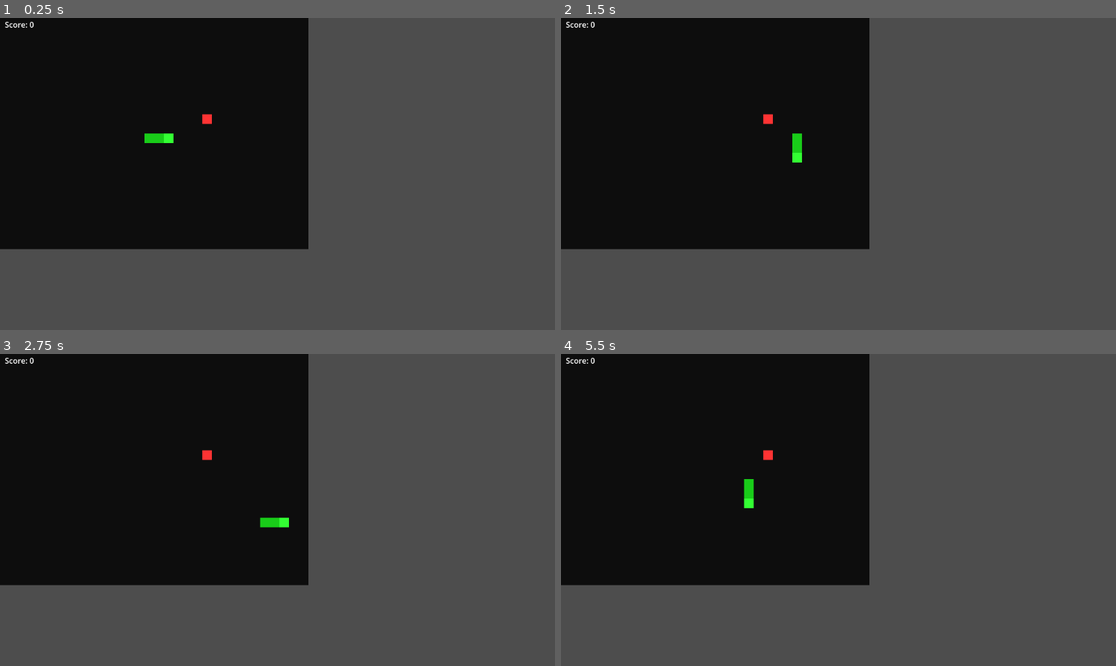
Above: before the commit, frames 1-4 (two rows, left to right).
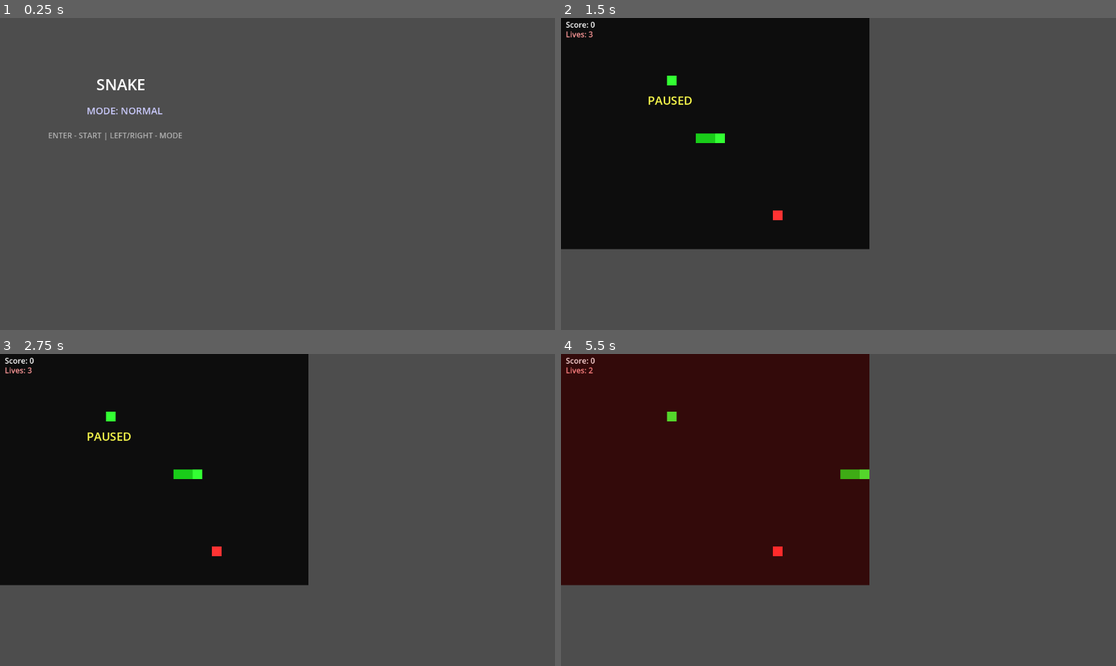
Above: after the commit, the same moments.

Repository: gdx165016/Looptrotter2D
Game: Godot game, scene res://scenes/snake_game.tscn
Same seed, same stepped clock (60 frames per second), same inputs: the game is played once before the commit and once after it. The project has no main scene, so this scene is started directly.
Inputs:
- Up to frame 1 (0.25 s): no input
- Up to frame 2 (1.5 s): tap Enter (ui_accept) at 0.5, 0.77, 0.8, 1.07, 1.35 s; hold Right (ui_right) 0.53-1.28 s; tap Space (ui_select) at 0.6 s; hold Down (ui_down) from 1.28 s (still down)
- Up to frame 3 (2.75 s): tap Enter (ui_accept) at 1.52, 1.82, 2.3 s; tap Space (ui_select) at 1.55, 2.1 s; release Down (ui_down) at 2.03 s; hold Right (ui_right) from 2.03 s (still down)
- Up to frame 4 (5.5 s): release Right (ui_right) at 2.78 s; hold Up (ui_up) 2.78-3.53 s; tap Space (ui_select) at 2.85, 4.35, 5.1 s; tap Enter (ui_accept) at 3.02, 3.32, 3.6, 3.77, 4.07, 4.52, 4.82, 5.3 s; hold Left (ui_left) 3.53-5.03 s; hold Down (ui_down) from 5.03 s (still down)

The runs differ from the first frame. In frame 1, 41% of the frame differs, in the area x 0-56%, y 0-75%; in frame 2, 0.7%; in frame 3, 0.7%; in frame 4, 41%.

Commit message:
rozbudowanie gry

Diff:
--- a/scenes/snake_game.gd
+++ b/scenes/snake_game.gd
@@ -5,22 +5,44 @@
 const GRID_HEIGHT: int = 24
 
 enum Direction { UP, DOWN, LEFT, RIGHT }
+enum GameMode { NORMAL, HARDCORE }
+enum GameState { MENU, PLAYING, GAME_OVER }
 
 var snake: Array[Vector2i] = []
 var direction: Direction = Direction.RIGHT
 var next_direction: Direction = Direction.RIGHT
+
 var food_pos: Vector2i
+var bad_food_pos: Vector2i
+
+# party mode
+var party_foods: Array[Vector2i] = []
+var party_mode: bool = false
+var good_food_eaten: int = 0
 
 var move_timer: float = 0.0
 var move_interval: float = 0.15
 
-var game_over: bool = false
+var game_state: GameState = GameState.MENU
+var game_mode: GameMode = GameMode.NORMAL
+
+var paused: bool = false
 var score: int = 0
+var lives: int = 3
+
+# efekt uderzenia
+var hit_flash: float = 0.0
+const HIT_FLASH_TIME := 0.25
 
 
 func _ready() -> void:
 	randomize()
+	queue_redraw()
+
+
+func _start_game() -> void:
 	_reset_game()
+	game_state = GameState.PLAYING
 
 
 func _reset_game() -> void:
@@ -36,32 +58,66 @@
 	next_direction = Direction.RIGHT
 
 	score = 0
-	game_over = false
+	lives = 3
+	paused = false
 	move_interval = 0.15
-
-	_spawn_food()
-
-	queue_redraw()
-
-
-func _spawn_food() -> void:
+	hit_flash = 0.0
+
+	party_mode = false
+	good_food_eaten = 0
+	party_foods.clear()
+
+	_spawn_foods()
+
+
+func _spawn_foods() -> void:
+
 	while true:
-		var pos := Vector2i(
-			randi() % GRID_WIDTH,
-			randi() % GRID_HEIGHT
-		)
-
+		var pos := Vector2i(randi() % GRID_WIDTH, randi() % GRID_HEIGHT)
 		if pos not in snake:
 			food_pos = pos
 			break
 
+	if game_mode == GameMode.NORMAL:
+		while true:
+			var pos := Vector2i(randi() % GRID_WIDTH, randi() % GRID_HEIGHT)
+			if pos not in snake and pos != food_pos:
+				bad_food_pos = pos
+				break
+
+
+func _start_party_mode() -> void:
+	party_mode = true
+	party_foods.clear()
+
+	for x in range(GRID_WIDTH):
+		for y in range(GRID_HEIGHT):
+			var pos := Vector2i(x, y)
+			if pos not in snake:
+				party_foods.append(pos)
+
 
 func _process(delta: float) -> void:
 
-	if game_over:
+	if game_state == GameState.MENU:
+		_handle_menu_input()
+		return
+
+	if Input.is_action_just_pressed("ui_select"):
+		paused = !paused
+		queue_redraw()
+
+	if game_state == GameState.GAME_OVER:
 		if Input.is_action_just_pressed("ui_accept"):
-			_reset_game()
-		return
+			game_state = GameState.MENU
+		return
+
+	if paused:
+		return
+
+	if hit_flash > 0.0:
+		hit_flash -= delta
+		queue_redraw()
 
 	_handle_input()
 
@@ -72,6 +128,19 @@
 		_move_snake()
 
 
+func _handle_menu_input() -> void:
+
+	if Input.is_action_just_pressed("ui_left") or Input.is_action_just_pressed("ui_right"):
+		if game_mode == GameMode.NORMAL:
+			game_mode = GameMode.HARDCORE
+		else:
+			game_mode = GameMode.NORMAL
+		queue_redraw()
+
+	if Input.is_action_just_pressed("ui_accept"):
+		_start_game()
+
+
 func _handle_input() -> void:
 
 	if Input.is_action_just_pressed("ui_up") and direction != Direction.DOWN:
@@ -96,137 +165,120 @@
 	var dir_vec: Vector2i
 
 	match direction:
-		Direction.UP:
-			dir_vec = Vector2i(0, -1)
-
-		Direction.DOWN:
-			dir_vec = Vector2i(0, 1)
-
-		Direction.LEFT:
-			dir_vec = Vector2i(-1, 0)
-
-		Direction.RIGHT:
-			dir_vec = Vector2i(1, 0)
+		Direction.UP: dir_vec = Vector2i(0, -1)
+		Direction.DOWN: dir_vec = Vector2i(0, 1)
+		Direction.LEFT: dir_vec = Vector2i(-1, 0)
+		Direction.RIGHT: dir_vec = Vector2i(1, 0)
 
 	var new_head := head + dir_vec
 
-	# kolizja ze ścianą
 	if new_head.x < 0 or new_head.x >= GRID_WIDTH \
 	or new_head.y < 0 or new_head.y >= GRID_HEIGHT:
-		_game_over()
-		return
-
-	# kolizja z samym sobą
+		_lose_life()
+		return
+
 	if new_head in snake:
-		_game_over()
+		_lose_life()
 		return
 
 	snake.insert(0, new_head)
 
-	# jedzenie
-	if new_head == food_pos:
-
-		score += 1
-
-		move_interval = max(0.05, move_interval - 0.005)
-
-		_spawn_food()
+	if party_mode:
+
+		if new_head in party_foods:
+			party_foods.erase(new_head)
+			score += 1
+		else:
+			snake.pop_back()
 
 	else:
 
-		snake.pop_back()
+		if new_head == food_pos:
+
+			score += 1
+
+			if game_mode == GameMode.HARDCORE:
+				good_food_eaten += 1
+				if good_food_eaten >= 2:
+					_start_party_mode()
+
+			move_interval = max(0.05, move_interval - 0.005)
+			_spawn_foods()
+
+		elif game_mode == GameMode.NORMAL and new_head == bad_food_pos:
+			_lose_life()
+			snake.pop_back()
+			_spawn_foods()
+
+		else:
+			snake.pop_back()
 
 	queue_redraw()
 
 
-func _game_over() -> void:
-
-	game_over = true
+func _lose_life() -> void:
+
+	lives -= 1
+	hit_flash = HIT_FLASH_TIME
+
+	if lives <= 0:
+		game_state = GameState.GAME_OVER
 
 	queue_redraw()
 
 
 func _draw() -> void:
 
-	# tło
+	var font = ThemeDB.fallback_font
+
+	if game_state == GameState.MENU:
+
+		var title := "SNAKE"
+		var mode_text := "MODE: " + ("NORMAL" if game_mode == GameMode.NORMAL else "HARDCORE")
+		var info := "ENTER - START | LEFT/RIGHT - MODE"
+
+		draw_string(font, Vector2(200, 150), title, HORIZONTAL_ALIGNMENT_LEFT, -1, 32, Color.WHITE)
+		draw_string(font, Vector2(180, 200), mode_text, HORIZONTAL_ALIGNMENT_LEFT, -1, 20, Color(0.8, 0.8, 1))
+		draw_string(font, Vector2(100, 250), info, HORIZONTAL_ALIGNMENT_LEFT, -1, 16, Color(0.7, 0.7, 0.7))
+
+		return
+
 	draw_rect(
-		Rect2(
-			Vector2.ZERO,
-			Vector2(GRID_WIDTH * CELL_SIZE, GRID_HEIGHT * CELL_SIZE)
-		),
+		Rect2(Vector2.ZERO, Vector2(GRID_WIDTH * CELL_SIZE, GRID_HEIGHT * CELL_SIZE)),
 		Color(0.05, 0.05, 0.05)
 	)
 
-	# jedzenie
-	var food_rect := Rect2(
-		Vector2(
-			food_pos.x * CELL_SIZE,
-			food_pos.y * CELL_SIZE
-		),
-		Vector2(CELL_SIZE, CELL_SIZE)
-	)
-
-	draw_rect(food_rect, Color(1, 0.2, 0.2))
-
-	# wąż
+	if party_mode:
+		for pos in party_foods:
+			draw_rect(Rect2(pos * CELL_SIZE, Vector2(CELL_SIZE, CELL_SIZE)), Color(1, 1, 0))
+	else:
+		draw_rect(Rect2(food_pos * CELL_SIZE, Vector2(CELL_SIZE, CELL_SIZE)), Color(1, 0.2, 0.2))
+
+		if game_mode == GameMode.NORMAL:
+			draw_rect(Rect2(bad_food_pos * CELL_SIZE, Vector2(CELL_SIZE, CELL_SIZE)), Color(0.2, 1, 0.2))
+
 	for i in range(snake.size()):
-
-		var seg := snake[i]
-
-		var rect := Rect2(
-			Vector2(
-				seg.x * CELL_SIZE,
-				seg.y * CELL_SIZE
-			),
-			Vector2(CELL_SIZE, CELL_SIZE)
-		)
-
+		var rect := Rect2(snake[i] * CELL_SIZE, Vector2(CELL_SIZE, CELL_SIZE))
 		var col := Color(0.1, 0.8, 0.1)
-
 		if i == 0:
 			col = Color(0.2, 1, 0.2)
-
 		draw_rect(rect, col)
 
-	# ===== TEKST (działa w Godot 4) =====
-
-	var font = ThemeDB.fallback_font
-	var font_size := 16
-
-	# wynik
-	draw_string(
-		font,
-		Vector2(10, 20),
-		"Score: %d" % score,
-		HORIZONTAL_ALIGNMENT_LEFT,
-		-1,
-		font_size,
-		Color.WHITE
-	)
-
-	# game over
-	if game_over:
-
-		var msg := "GAME OVER - Enter aby zagrać ponownie"
-
-		var size := font.get_string_size(
-			msg,
-			HORIZONTAL_ALIGNMENT_LEFT,
-			-1,
-			20
+	draw_string(font, Vector2(10, 20), "Score: %d" % score, HORIZONTAL_ALIGNMENT_LEFT, -1, 16, Color.WHITE)
+	draw_string(font, Vector2(10, 40), "Lives: %d" % lives, HORIZONTAL_ALIGNMENT_LEFT, -1, 16, Color(1, 0.6, 0.6))
+
+	if party_mode:
+		draw_string(font, Vector2(10, 60), "PARTY MODE", HORIZONTAL_ALIGNMENT_LEFT, -1, 16, Color(1, 1, 0))
+
+	if game_state == GameState.GAME_OVER:
+		draw_string(font, Vector2(120, 200), "GAME OVER - ENTER", HORIZONTAL_ALIGNMENT_LEFT, -1, 20, Color(1, 0.4, 0.4))
+
+	if paused:
+		draw_string(font, Vector2(180, 180), "PAUSED", HORIZONTAL_ALIGNMENT_LEFT, -1, 24, Color(1, 1, 0.3))
+
+	if hit_flash > 0.0:
+		var alpha := hit_flash / HIT_FLASH_TIME
+		draw_rect(
+			Rect2(Vector2.ZERO, Vector2(GRID_WIDTH * CELL_SIZE, GRID_HEIGHT * CELL_SIZE)),
+			Color(1, 0, 0, 0.3 * alpha)
 		)
-
-		var pos := Vector2(
-			(GRID_WIDTH * CELL_SIZE - size.x) / 2,
-			(GRID_HEIGHT * CELL_SIZE) / 2
-		)
-
-		draw_string(
-			font,
-			pos,
-			msg,
-			HORIZONTAL_ALIGNMENT_LEFT,
-			-1,
-			20,
-			Color(1, 0.4, 0.4)
-		)
